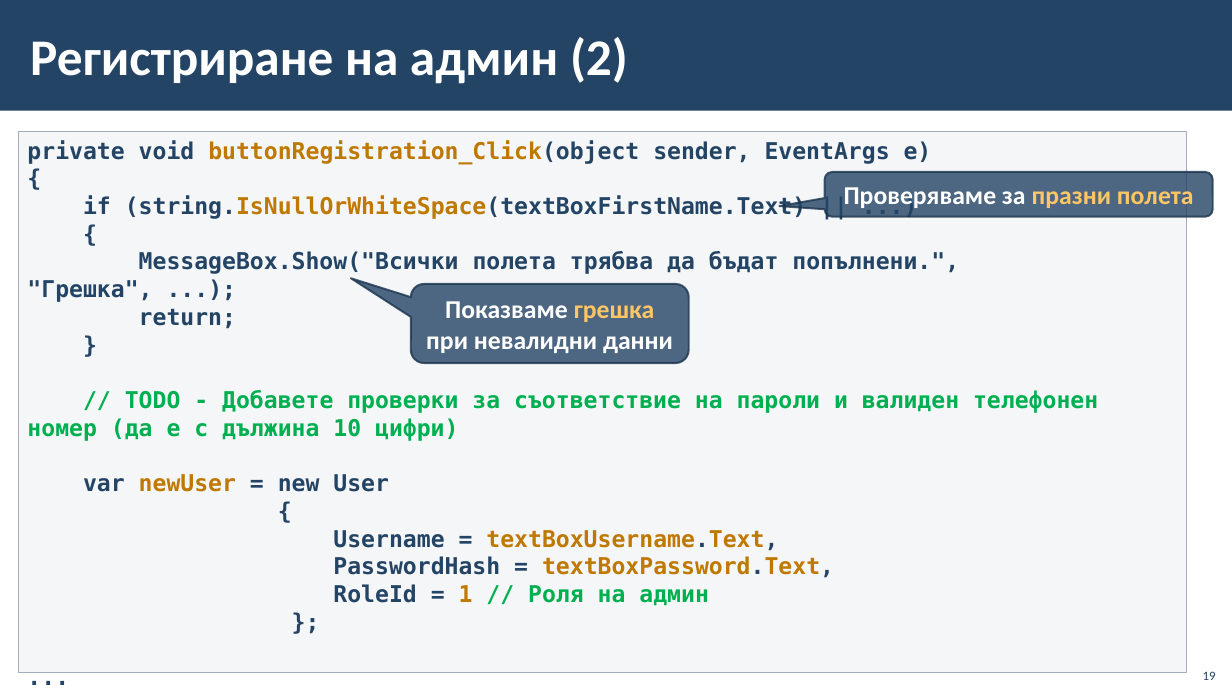
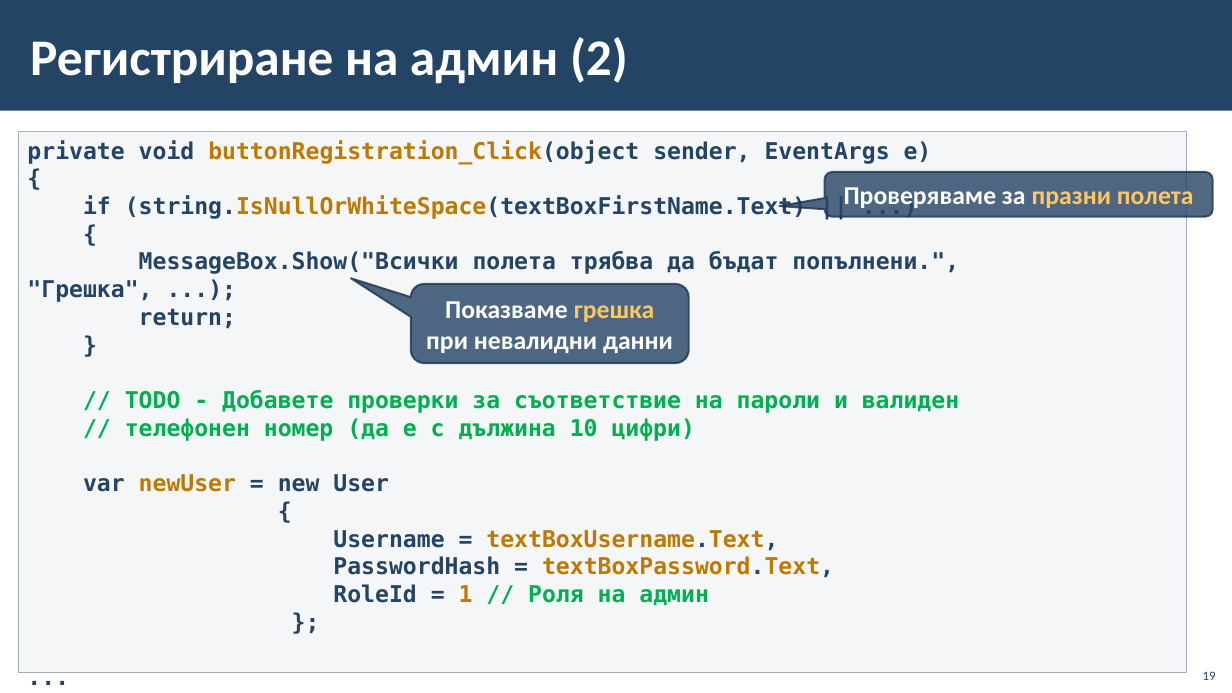
Before and after one commit to BG-IT-Edu/School-Programming, a slide deck: slide 19 of Courses/Software-Sciences/Module-4-Information-Systems-New/12-Implementation-of-Information-System/12.1-Implementation-of-Information-System.pptx. Drawn at 1232x693 pixels with LibreOffice and Linux fonts; fonts in the diff are those of the drawing; background and template pictures are left out. Boxes give left, top, right and bottom in pixels: in the first picture for what was removed or moved away, otherwise in the second. Text is boxed around its words. In the diff, an @@ line names an element or a change of style, - is before the commit and + after.

```diff
--- a/Courses/Software-Sciences/Module-4-Information-Systems-New/12-Implementation-of-Information-System/12.1-Implementation-of-Information-System.pptx
+++ b/Courses/Software-Sciences/Module-4-Information-Systems-New/12-Implementation-of-Information-System/12.1-Implementation-of-Information-System.pptx
@@ text in rectangle at [125,390,959,441]: text changed @@
-// TODO - Добавете проверки за съответствие на пароли и валиден телефонен номер (да е с дължина 10 цифри)
+// TODO - Добавете проверки за съответствие на пароли и валиден
+// телефонен номер (да е с дължина 10 цифри)
```
Also in this commit, not shown: 2 other slides changed.
